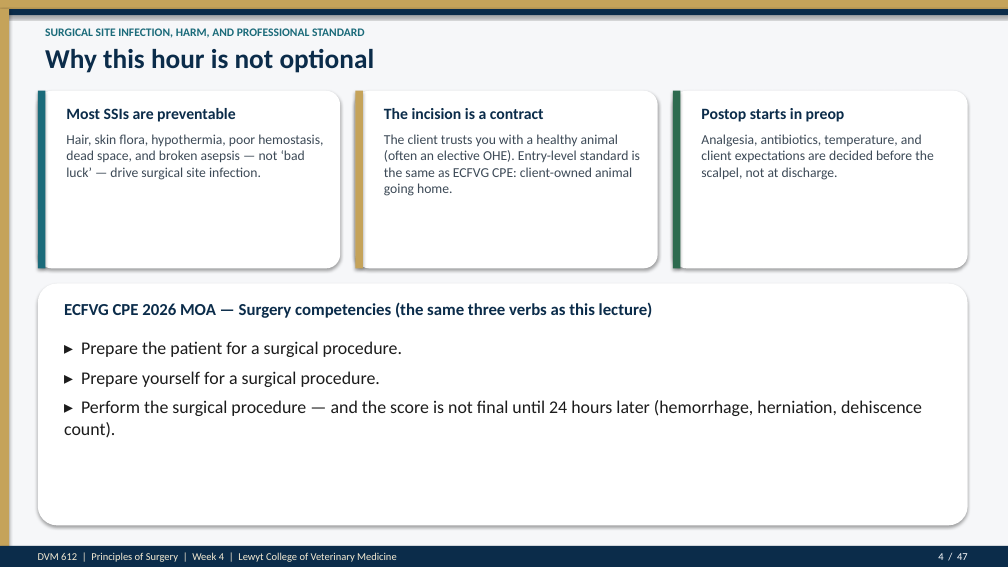
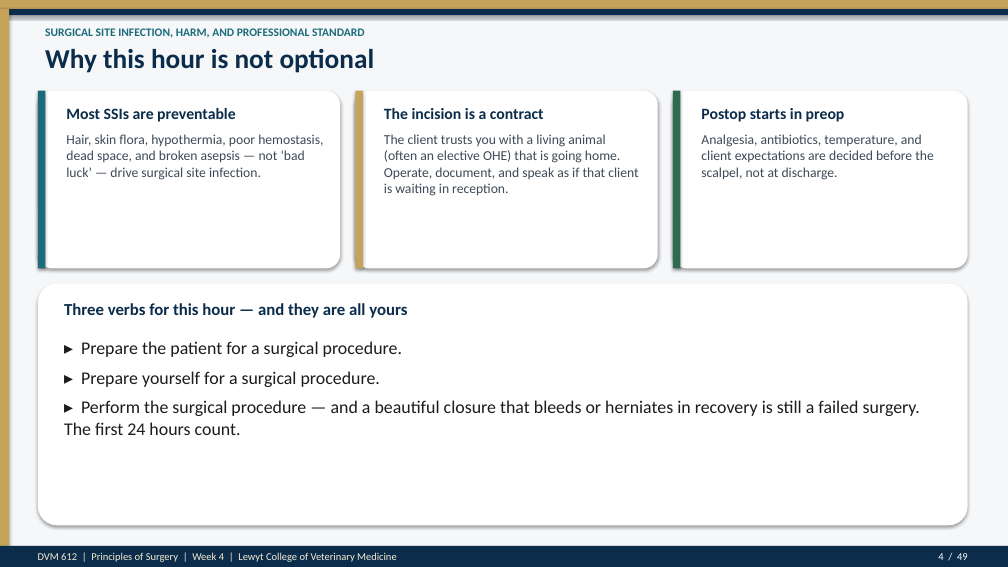
Before and after one commit to drkimvet/happycare, a slide deck: slide 4 of lectures/DVM-612_Week4_Preop_PatientPrep_Postop.pptx. Drawn at 1008x567 pixels with LibreOffice and Linux fonts; fonts in the diff are those of the drawing. Boxes give left, top, right and bottom in pixels: in the first picture for what was removed or moved away, otherwise in the second. Text is boxed around its words. In the diff, an @@ line names an element or a change of style, - is before the commit and + after.

```diff
--- a/lectures/DVM-612_Week4_Preop_PatientPrep_Postop.pptx
+++ b/lectures/DVM-612_Week4_Preop_PatientPrep_Postop.pptx
@@ text at [384, 134, 638, 196]: text changed @@
-The client trusts you with a healthy animal (often an elective OHE). Entry-level standard is the same as ECFVG CPE: client-owned animal going home.
+The client trusts you with a living animal (often an elective OHE) that is going home. Operate, document, and speak as if that client is waiting in reception.
@@ text at [64, 303, 407, 318]: text changed @@
-ECFVG CPE 2026 MOA — Surgery competencies (the same three verbs as this lecture)
+Three verbs for this hour — and they are all yours
@@ text at [64, 400, 920, 435]: text changed @@
-▸ Perform the surgical procedure — and the score is not final until 24 hours later (hemorrhage, herniation, dehiscence count).
+▸ Perform the surgical procedure — and a beautiful closure that bleeds or herniates in recovery is still a failed surgery. The first 24 hours count.
```
Also in this commit, not shown: 46 other slides changed, 2 slides added, 2 other files.
